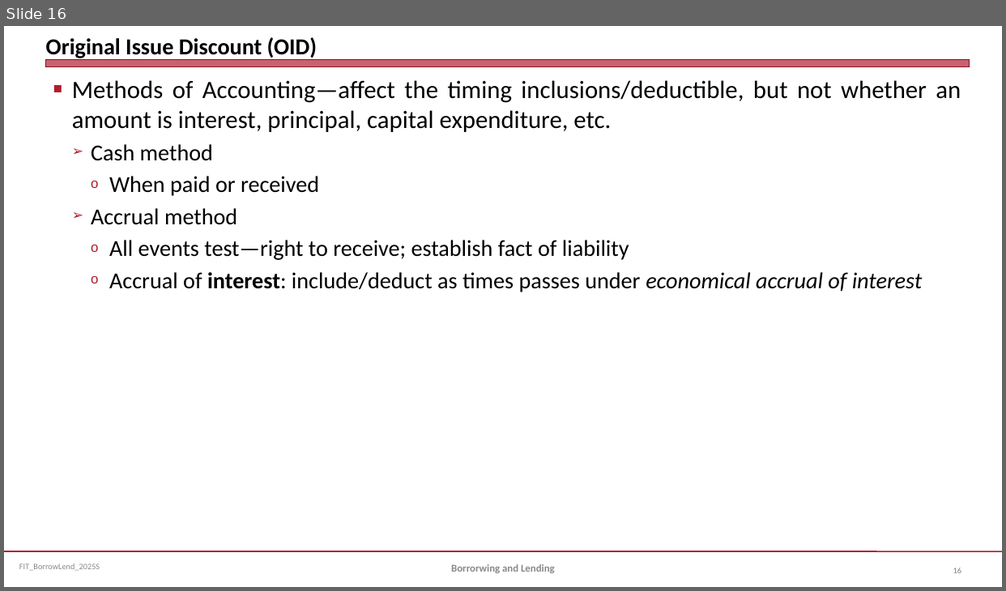
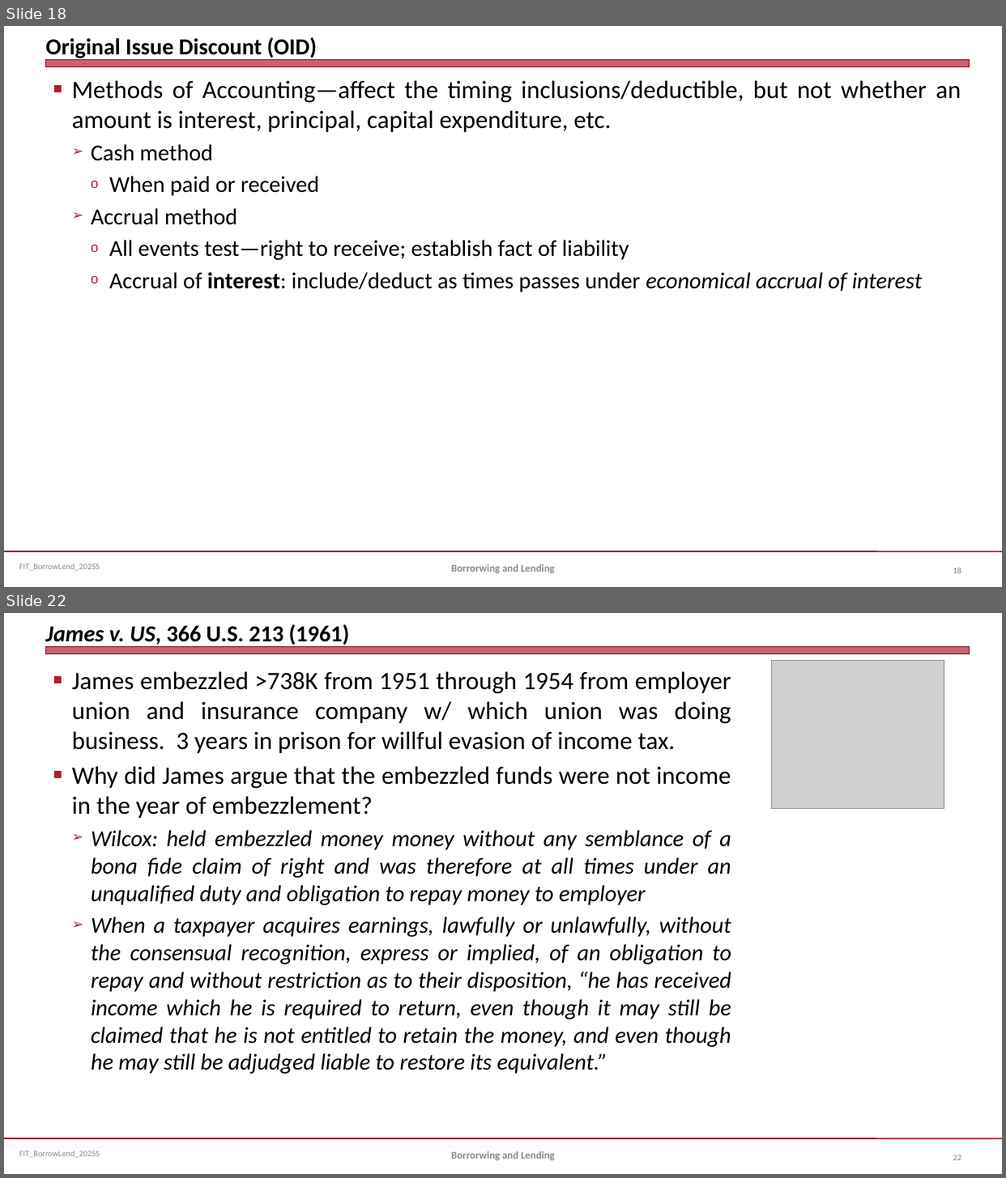
Before and after one commit to jmc877/Fed-Income-Tax, a slide deck: slides/FIT_BorrowLend_2025S.pptx. Shown one above the other, each under a label of ours: slide 16 before the commit, slides 18 and 22 after it; the slides between them are not shown. The pictures are 1006x591 and 1006x1178 pixels, drawn with LibreOffice and Linux fonts; fonts in the diff are those of the drawing; grey boxes stand for pictures. Boxes give left, top, right and bottom in pixels: in the first picture for what was removed or moved away, otherwise in the second. Text is boxed around its words. In the diff, an @@ line names an element or a change of style, - is before the commit and + after.

```diff
--- a/slides/FIT_BorrowLend_2025S.pptx
+++ b/slides/FIT_BorrowLend_2025S.pptx
@@ slide 22 added at (x1=4, y1=613, x2=1002, y2=1174), background #FFFFFF; not listed: 3 template elements that a slide beside it also shows @@
@@ title added at (x1=46, y1=624, x2=350, y2=647), 22 pt, text #000000, bold @@
+James v. US, 366 U.S. 213 (1961)
@@ picture added at (x1=772, y1=661, x2=944, y2=808) @@
@@ text added at (x1=72, y1=671, x2=731, y2=1074), 22 pt, text #000000, italic @@
+■ James embezzled >738K from 1951 through 1954 from employer union and insurance company w/ which union was doing business. 3 years in prison for willful evasion of income tax.
+■ Why did James argue that the embezzled funds were not income in the year of embezzlement?
+  ➢ Wilcox: held embezzled money money without any semblance of a bona fide claim of right and was therefore at all times under an unqualified duty and obligation to repay money to employer
+  ➢ When a taxpayer acquires earnings, lawfully or unlawfully, without the consensual recognition, express or implied, of an obligation to repay and without restriction as to their disposition, “he has received income which he is required to return, even though it may still be claimed that he is not entitled to retain the money, and even though he may still be adjudged liable to restore its equivalent.”
@@ text added at (x1=451, y1=1152, x2=555, y2=1161), 10 pt, text #898989, bold @@
+Borrorwing and Lending
@@ page number added at (x1=953, y1=1155, x2=961, y2=1161), 8 pt, text #808080 @@
+22
@@ what was slide 16 is now slide 18 @@
```
Also in this commit, not shown: 2 slides changed, 8 other slides added, 5 other files.
